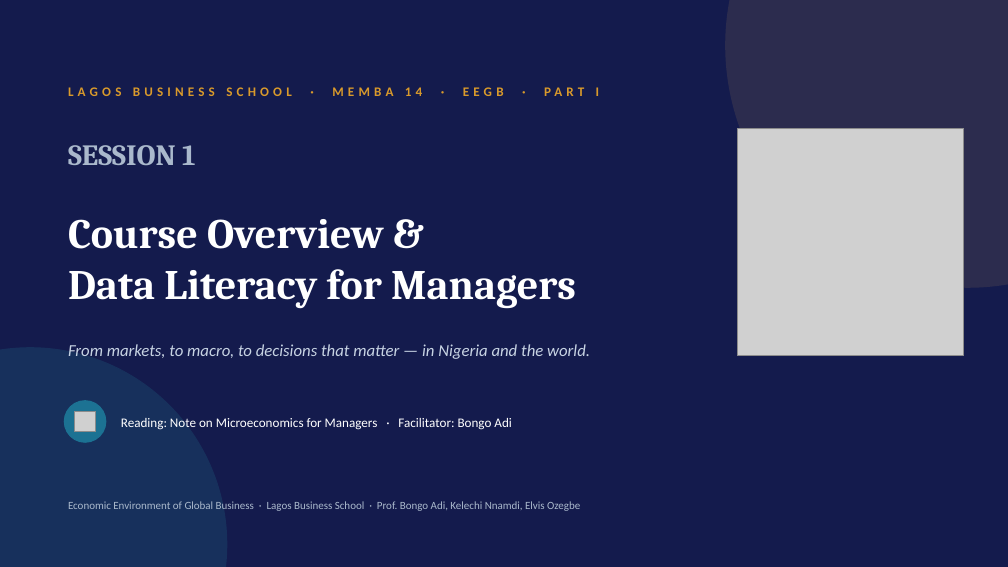
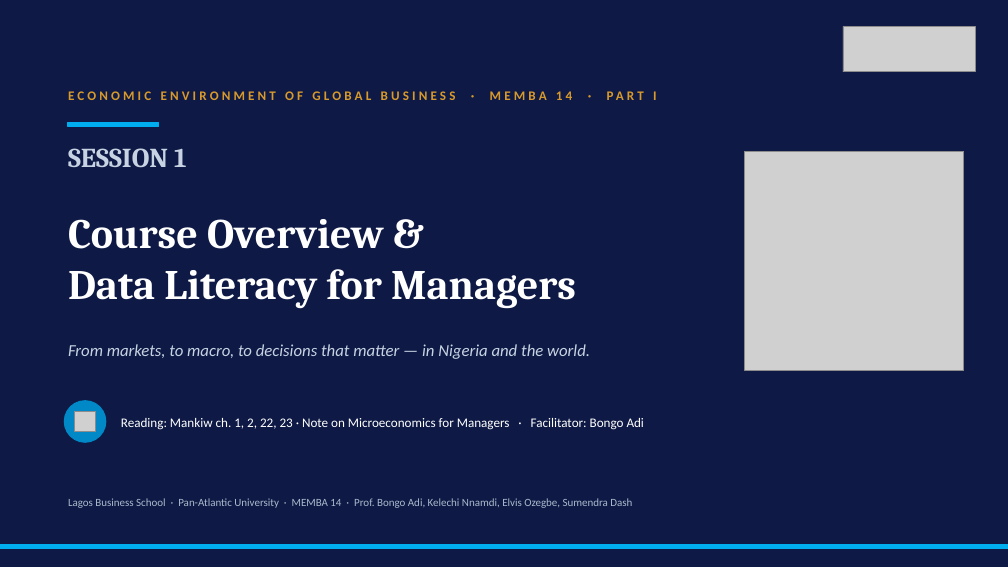
Before and after one commit to adibongo/eegb, a slide deck: slide 1 of sessions/s01/slides/EEGB_S01_Course_Overview_Data_Literacy_for_Managers.pptx. Drawn at 1008x567 pixels with LibreOffice and Linux fonts; fonts in the diff are those of the drawing; grey boxes stand for pictures; background and template pictures are left out. Boxes give left, top, right and bottom in pixels: in the first picture for what was removed or moved away, otherwise in the second. Text is boxed around its words. In the diff, an @@ line names an element or a change of style, - is before the commit and + after.

```diff
--- a/sessions/s01/slides/EEGB_S01_Course_Overview_Data_Literacy_for_Managers.pptx
+++ b/sessions/s01/slides/EEGB_S01_Course_Overview_Data_Literacy_for_Managers.pptx
@@ background #141B4D to picture (left out) @@
@@ ellipse removed at (726,0,1008,287) @@
@@ picture added at (843,26,975,72) @@
@@ text at (68,91,656,100): text changed @@
-LAGOS BUSINESS SCHOOL · MEMBA 14 · EEGB · PART I
+ECONOMIC ENVIRONMENT OF GLOBAL BUSINESS · MEMBA 14 · PART I
@@ text "SESSION 1" at (68,148,187,168): size 28 to 26 pt, text colour #AAB9CC to #C7D3E3 @@
@@ rectangle added at (68,123,159,126), fill #00AEEF, outline #00AEEF 1 pt @@
@@ picture: place and size @@
-picture at (737,129,964,355)
+picture at (745,151,964,371)
@@ ellipse removed at (0,348,227,567) @@
@@ ellipse at (64,401,106,442): fill #1C7293 to #0088C7; outline #1C7293 1 pt to #0088C7 1 pt @@
@@ text at (121,418,644,430): text changed @@
-Reading: Note on Microeconomics for Managers · Facilitator: Bongo Adi
+Reading: Mankiw ch. 1, 2, 22, 23 · Note on Microeconomics for Managers · Facilitator: Bongo Adi
@@ text at (68,498,632,508): text changed @@
-Economic Environment of Global Business · Lagos Business School · Prof. Bongo Adi, Kelechi Nnamdi, Elvis Ozegbe
+Lagos Business School · Pan-Atlantic University · MEMBA 14 · Prof. Bongo Adi, Kelechi Nnamdi, Elvis Ozegbe, Sumendra Dash
@@ rectangle added at (0,544,1008,549), fill #00AEEF, outline #00AEEF 1 pt @@
```
Also in this commit, not shown: 10 other slides changed, 40 slides added, 16 slides removed, 36 other files.
